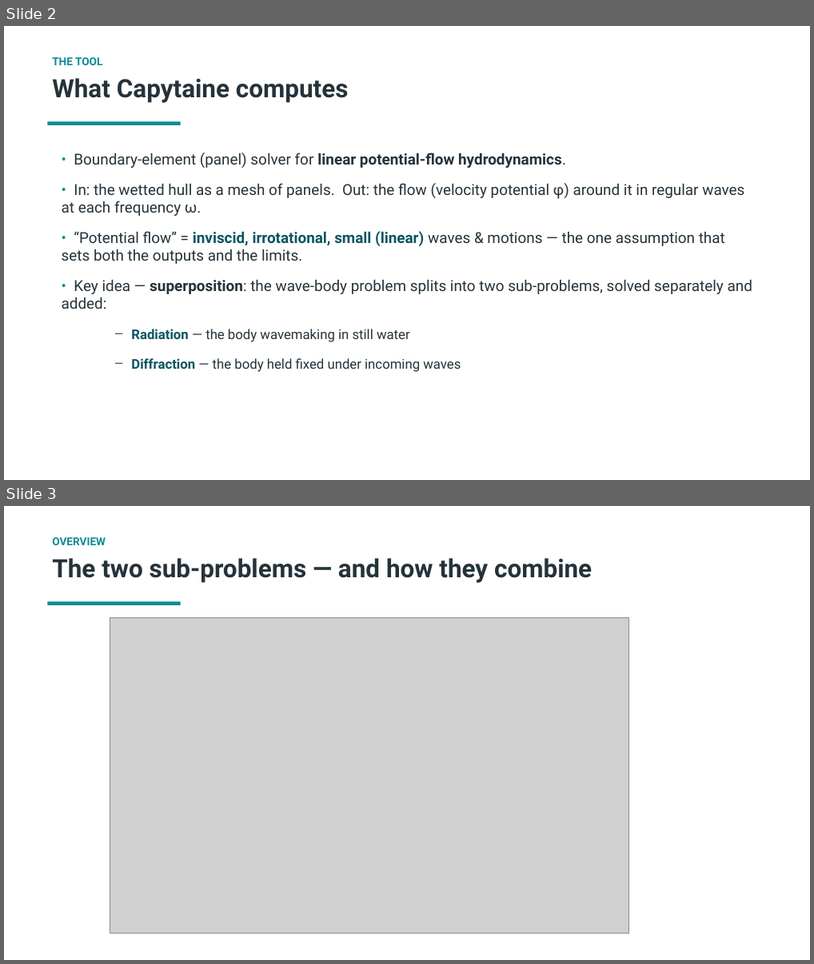
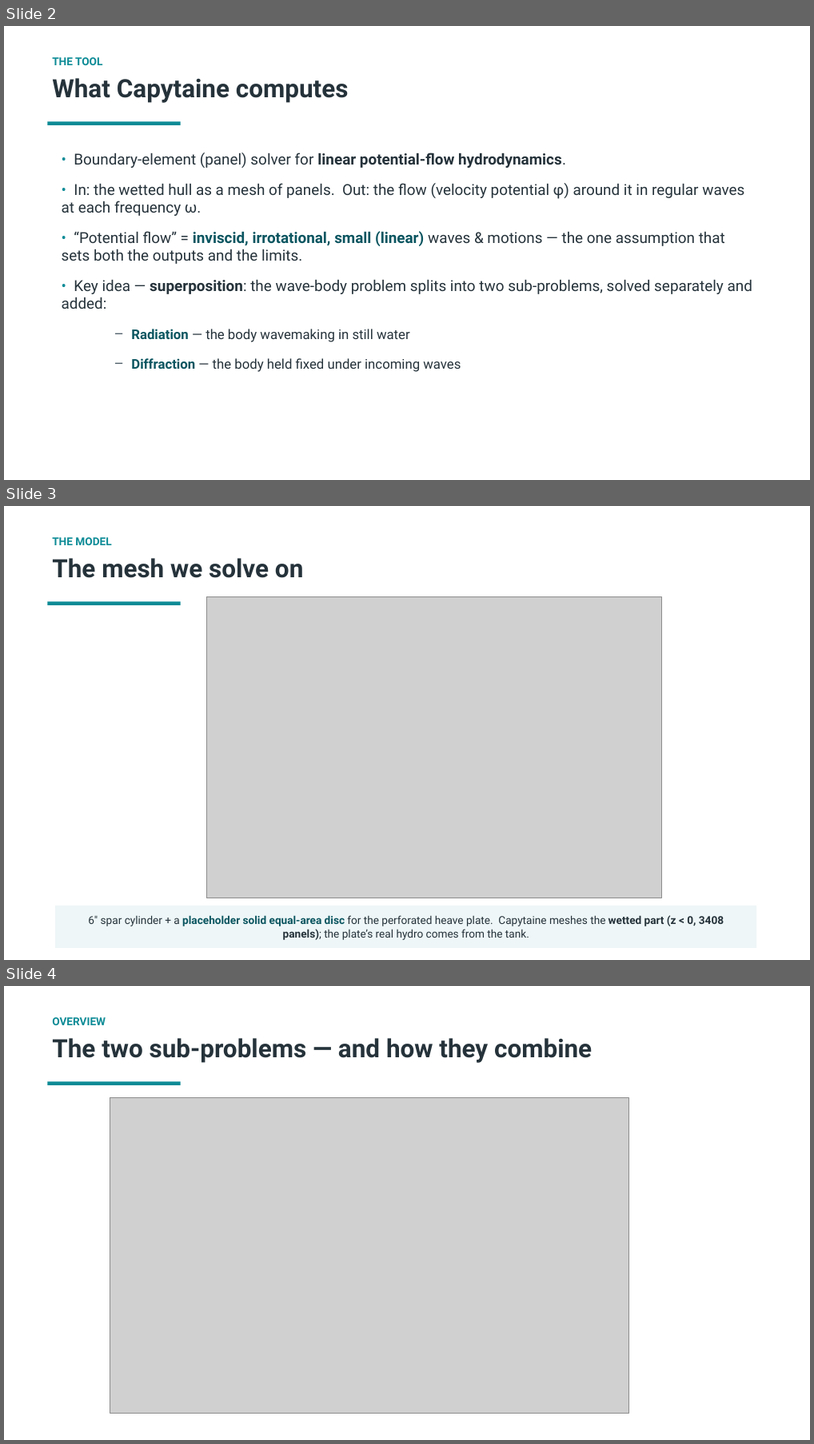
Before and after one commit to xabi80/HSP, a slide deck: studies/osu-test-buoy/Capytaine_analysis_OSU_buoy.pptx. Shown one above the other, each under a label of ours: slides 2 and 3 before the commit, slides 2, 3 and 4 after it. The pictures are 814x964 and 814x1444 pixels, drawn with LibreOffice and Linux fonts; fonts in the diff are those of the drawing; grey boxes stand for pictures. Boxes give left, top, right and bottom in pixels: in the first picture for what was removed or moved away, otherwise in the second. Text is boxed around its words. In the diff, an @@ line names an element or a change of style, - is before the commit and + after.

```diff
--- a/studies/osu-test-buoy/Capytaine_analysis_OSU_buoy.pptx
+++ b/studies/osu-test-buoy/Capytaine_analysis_OSU_buoy.pptx
@@ slide 3 added at (4,506,810,960), background #FFFFFF @@
@@ text added at (52,537,111,545), 13 pt, text #0C8B96, bold @@
+THE MODEL
@@ text added at (52,558,303,578), 30 pt, text #25323A, bold @@
+The mesh we solve on
@@ rectangle added at (47,601,181,605), fill #0C8B96 @@
@@ picture added at (206,596,662,898) @@
@@ rectangle added at (55,905,757,948), fill #EEF6F7 @@
@@ text added at (88,915,724,940), 13 pt, text #25323A @@
+6″ spar cylinder + a placeholder solid equal-area disc for the perforated heave plate. Capytaine meshes the wetted part (z < 0, 3408 panels); the plate’s real hydro comes from the tank.
@@ what was slide 3 is now slide 4 @@
```
Also in this commit, not shown: 2 other slides added, 4 other files.
